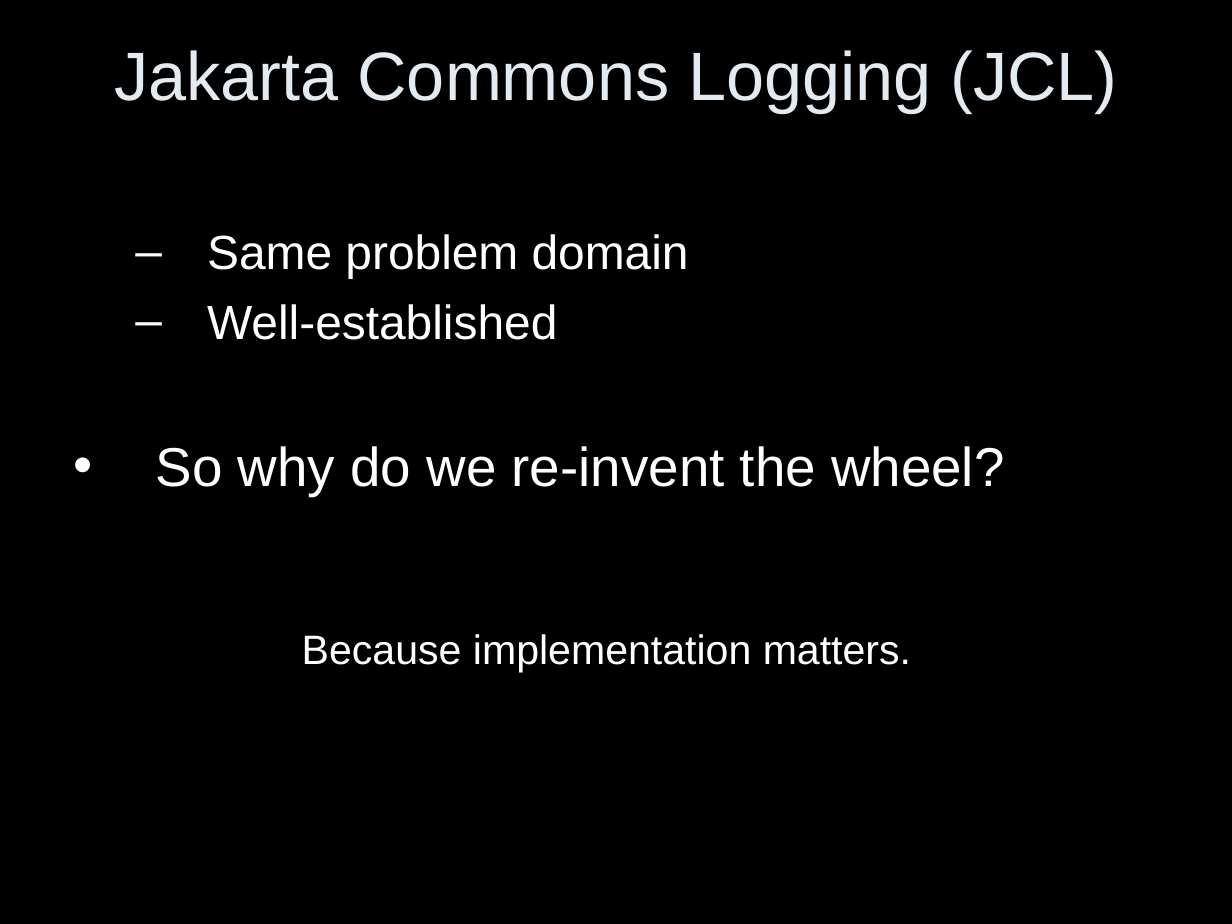
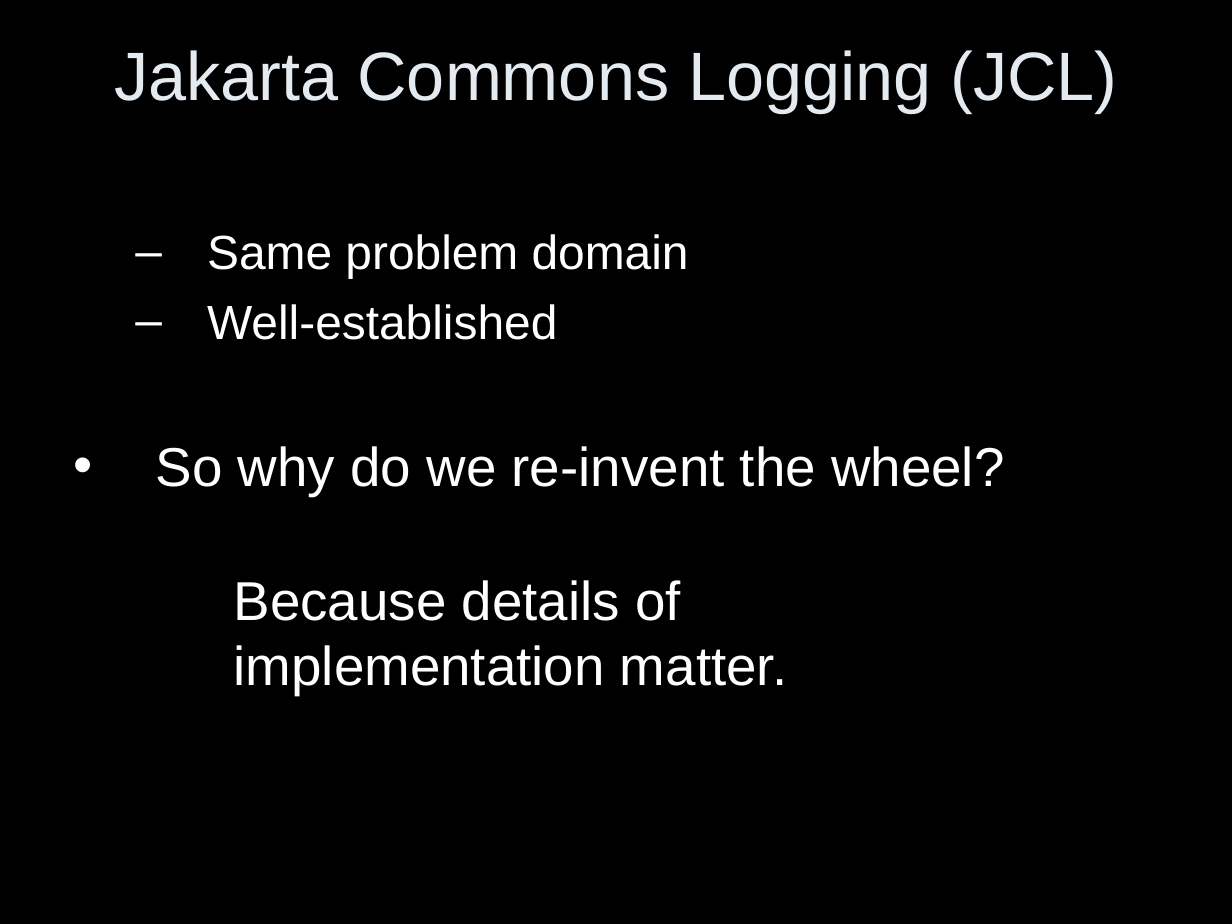
Before and after one commit to qos-ch/slf4j, a slide deck: slide 2 of slf4j-site/src/site/resources/slf4j-in-10-slides.ppt (slide 3 before the commit). Drawn at 1232x924 pixels with LibreOffice and Linux fonts; fonts in the diff are those of the drawing. Boxes give left, top, right and bottom in pixels: in the first picture for what was removed or moved away, otherwise in the second. Text is boxed around its words. In the diff, an @@ line names an element or a change of style, - is before the commit and + after.

```diff
--- a/slf4j-site/src/site/resources/slf4j-in-10-slides.ppt
+++ b/slf4j-site/src/site/resources/slf4j-in-10-slides.ppt
@@ text at [234,580,787,695]: text changed; size 24 to 32 pt @@
-  Because implementation matters.
+  Because details of implementation matter.
```
Also in this commit, not shown: 1 slide added.
